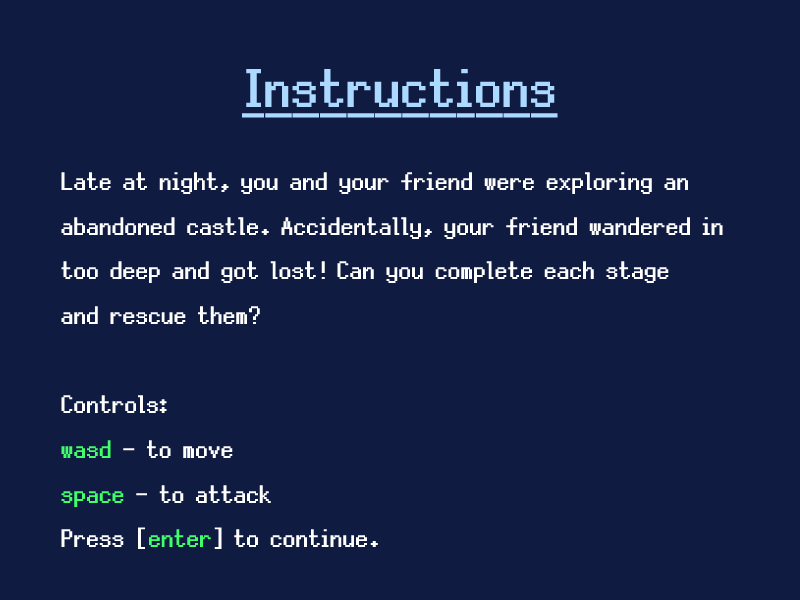
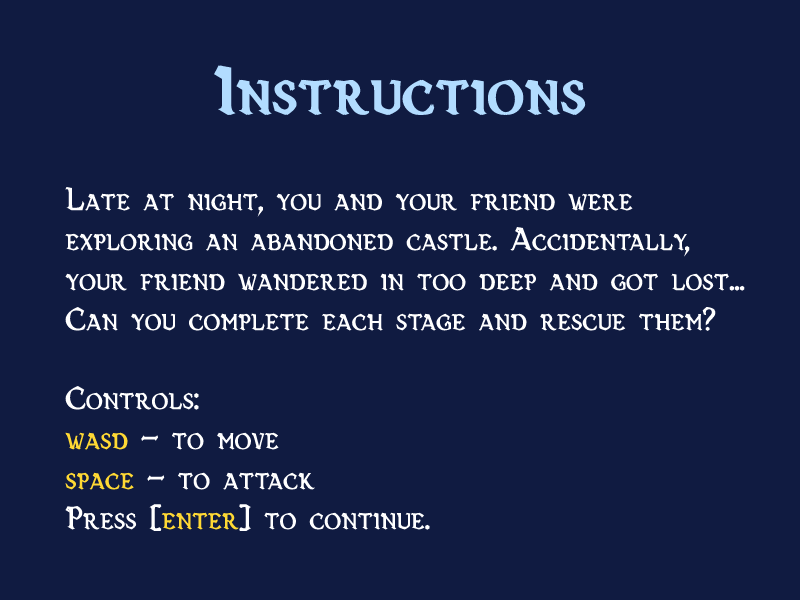
Two versions of the same layered image (800×600). Layer-by-layer changes:
painted on "Late at night, you and your frie" over box(61, 172, 745, 549)
painted on "Instructions" over box(214, 65, 586, 118)
